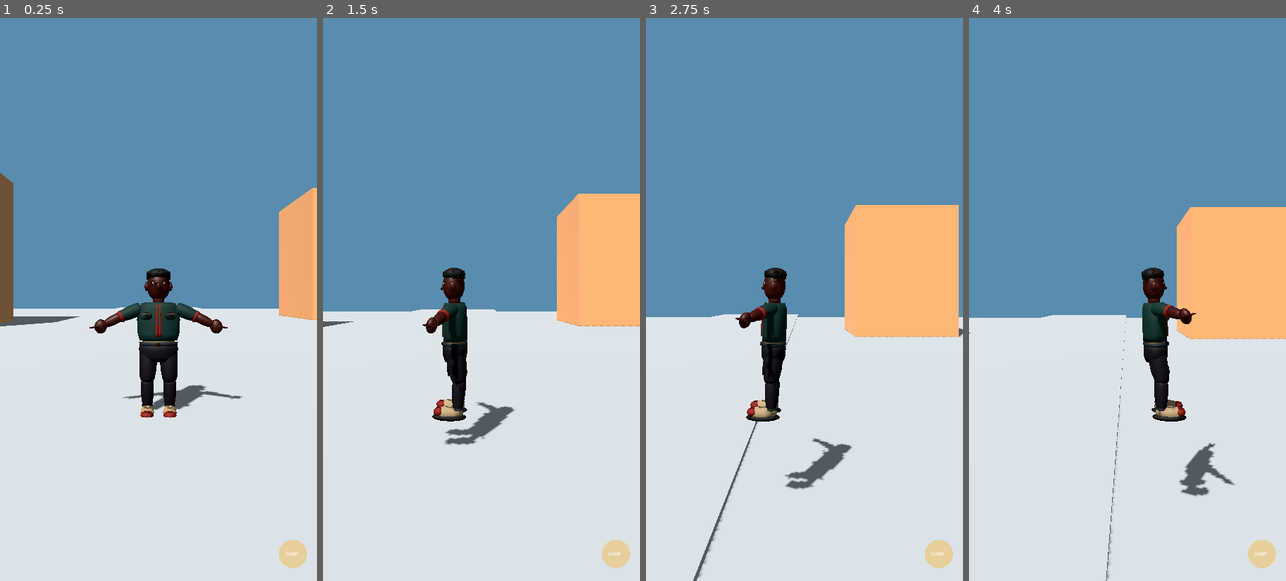
Above: before the commit, frames 1-4 (left to right).
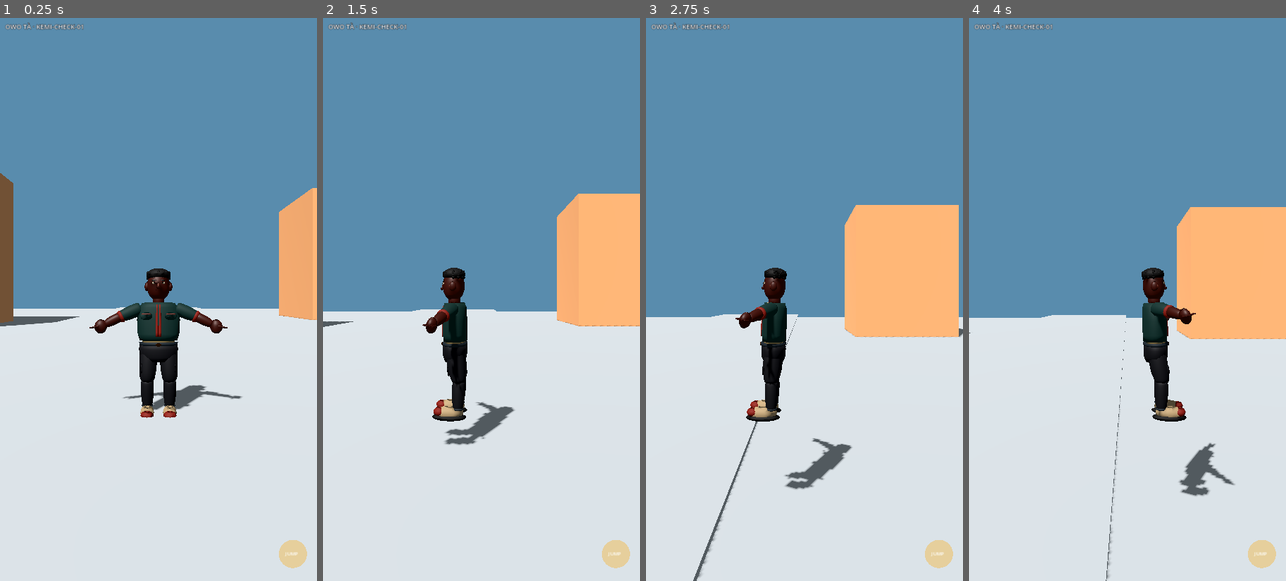
Above: after the commit, the same moments.

Repository: Olori24/Owo-Ta
Game: Godot game, scene res://scenes/world/first_district.tscn
Same seed, same stepped clock (60 frames per second), same inputs: the game is played once before the commit and once after it.
Inputs (mouse positions are in pixels of both pictures, inside the frame that each line leads up to):
- Up to frame 1 (0.25 s): no input
- Up to frame 2 (1.5 s): move the mouse to (551, 271) at 0.52 s; hold D (move_right) 0.53-1.25 s; hold Space (jump) 0.53-1.25 s; click (551, 271) at 0.67 s; drag from (418, 327) to (465, 412) at 1.27 s
- Up to frame 3 (2.75 s): move the mouse to (836, 175) at 2.02 s; hold D (move_right) from 2.03 s (still down); hold Space (jump) from 2.03 s (still down); click (836, 175) at 2.17 s
- Up to frame 4 (4 s): release D (move_right) at 2.75 s; release Space (jump) at 2.75 s; drag from (1111, 412) to (1032, 215) at 2.77 s; move the mouse to (1222, 383) at 3.52 s; hold A (move_left) from 3.53 s (still down); hold Space (jump) from 3.53 s (still down); click (1222, 383) at 3.67 s

The runs differ from the first frame. In frame 1, 0.2% of the frame differs, in the area x 1-27%, y 0-3%; in frame 2, 0.2%; in frame 3, 0.2%; in frame 4, 0.2%.

Commit message:
test: verify Kemi renders in mobile district

Diff:
--- a/scenes/world/first_district.tscn
+++ b/scenes/world/first_district.tscn
@@ -88,6 +88,21 @@
 [node name="Player" parent="." instance=ExtResource("1_player")]
 position = Vector3(0, 0.1, 3)
 
+[node name="BuildStamp" type="CanvasLayer" parent="."]
+layer = 10
+
+[node name="BuildIdentifier" type="Label" parent="BuildStamp"]
+offset_left = 18.0
+offset_top = 18.0
+offset_right = 360.0
+offset_bottom = 44.0
+text = "OWO TÀ · KEMI-CHECK-01"
+theme_override_colors/font_color = Color(0.96, 0.98, 1, 1)
+theme_override_colors/font_outline_color = Color(0.04, 0.06, 0.08, 1)
+theme_override_constants/outline_size = 4
+theme_override_font_sizes/font_size = 22
+mouse_filter = 2
+
 [node name="MobileControls" type="CanvasLayer" parent="."]
 
 [node name="TouchOverlay" type="Control" parent="MobileControls"]
--- /dev/null
+++ b/scripts/tests/KemiRenderedSceneValidation.gd
@@ -0,0 +1,155 @@
+extends SceneTree
+
+const EXPECTED_BUILD_ID := "OWO TÀ · KEMI-CHECK-01"
+const REQUIRED_CLIPS := ["idle", "walk", "run", "jump"]
+const MIN_CENTRAL_TEAL_PIXELS := 150
+const MIN_RENDERED_MESH_DIFF_PIXELS := 2000
+
+var failures: Array[String] = []
+
+func _initialize() -> void:
+	call_deferred("_run")
+
+func _run() -> void:
+	var main_scene_path := String(ProjectSettings.get_setting("application/run/main_scene", ""))
+	_check(not main_scene_path.is_empty(), "Project has a configured main scene")
+	var packed := load(main_scene_path) as PackedScene
+	_check(packed != null, "Configured district scene loads as a PackedScene")
+	if packed == null:
+		_finish()
+		return
+
+	var district := packed.instantiate()
+	root.add_child(district)
+	await process_frame
+	# Let the 0.1 m spawn offset settle and the non-looping landing clip complete.
+	for _frame in range(90):
+		await physics_frame
+	await process_frame
+	await RenderingServer.frame_post_draw
+
+	var player := district.get_node_or_null("Player") as CharacterBody3D
+	_check(player != null, "Configured district contains the playable CharacterBody3D")
+	var visual := player.get_node_or_null("Body/CharacterVisual") as Node3D if player else null
+	_check(visual != null and visual.visible and visual.is_visible_in_tree(), "Kemi CharacterVisual is visible in the running scene")
+
+	var mesh_instance := _find_mesh(visual) if visual else null
+	_check(mesh_instance != null and mesh_instance.mesh != null, "Kemi has a loaded mesh resource")
+	if mesh_instance and mesh_instance.mesh:
+		_check(mesh_instance.is_visible_in_tree(), "Kemi's skinned mesh is visible in the running scene")
+		_check(mesh_instance.mesh.get_surface_count() >= 1, "Kemi mesh has renderable surfaces")
+
+	var animation_player := _find_animation_player(visual) if visual else null
+	_check(animation_player != null, "Kemi AnimationPlayer is present")
+	if animation_player:
+		for clip in REQUIRED_CLIPS:
+			_check(animation_player.has_animation(clip), "Kemi clip exists: " + clip)
+		_check(animation_player.is_playing() and animation_player.current_animation == "idle", "Kemi returns to idle after landing")
+
+	var build_label := district.get_node_or_null("BuildStamp/BuildIdentifier") as Label
+	_check(build_label != null and build_label.is_visible_in_tree() and build_label.text == EXPECTED_BUILD_ID, "Visible build identifier matches " + EXPECTED_BUILD_ID)
+
+	var camera := player.get_node_or_null("CameraPivot/SpringArm3D/Camera3D") as Camera3D if player else null
+	var spring_arm := player.get_node_or_null("CameraPivot/SpringArm3D") as SpringArm3D if player else null
+	_check(camera != null and camera.current, "District camera is current")
+	_check(spring_arm != null and spring_arm.spring_length >= 4.0, "District camera has its expected framing distance")
+
+	var image := root.get_texture().get_image()
+	_check(image != null and not image.is_empty(), "Rendered viewport image is available")
+	if image != null and not image.is_empty():
+		var teal_pixels := _count_kemi_shirt_pixels(image)
+		_check(teal_pixels >= MIN_CENTRAL_TEAL_PIXELS, "Rendered image contains Kemi's teal clothing in the expected central character region (" + str(teal_pixels) + " pixels)")
+		var build_stamp_pixels := _count_build_stamp_pixels(image)
+		_check(build_stamp_pixels >= 10, "Rendered image contains visible build-stamp text (" + str(build_stamp_pixels) + " bright pixels)")
+		var output_path := OS.get_environment("OWO_RENDERED_SCENE_OUTPUT")
+		if output_path.is_empty():
+			output_path = "/tmp/owo-ta-kemi-first-district.png"
+		DirAccess.make_dir_recursive_absolute(output_path.get_base_dir())
+		var image_error := image.save_png(output_path)
+		_check(image_error == OK, "Rendered district screenshot saved: " + output_path)
+		if mesh_instance:
+			mesh_instance.visible = false
+			await process_frame
+			await RenderingServer.frame_post_draw
+			var image_without_mesh := root.get_texture().get_image()
+			mesh_instance.visible = true
+			var changed_pixels := _count_render_difference_pixels(image, image_without_mesh)
+			_check(changed_pixels >= MIN_RENDERED_MESH_DIFF_PIXELS, "Hiding Kemi's mesh changes the rendered character region (" + str(changed_pixels) + " pixels)")
+			print("KEMI_RENDERED_PIXEL_COUNTS: teal=", teal_pixels, " build_stamp=", build_stamp_pixels, " mesh_difference=", changed_pixels)
+
+	if failures.is_empty():
+		print("KEMI_RENDERED_SCENE: PASS — configured first district rendered Kemi, build stamp, idle/locomotion/jump clips, camera and screenshot.")
+	else:
+		for failure in failures:
+			push_error("KEMI_RENDERED_SCENE: " + failure)
+		print("KEMI_RENDERED_SCENE: FAIL — " + str(failures.size()) + " check(s) failed.")
+	_finish()
+
+func _count_kemi_shirt_pixels(image: Image) -> int:
+	var x_start := int(image.get_width() * 0.40)
+	var x_end := int(image.get_width() * 0.60)
+	var y_start := int(image.get_height() * 0.48)
+	var y_end := int(image.get_height() * 0.59)
+	var count := 0
+	for y in range(y_start, y_end):
+		for x in range(x_start, x_end):
+			var color := image.get_pixel(x, y)
+			var red := color.r * 255.0
+			var green := color.g * 255.0
+			var blue := color.b * 255.0
+			if red > 10.0 and red < 90.0 and green > 25.0 and green < 120.0 and blue > 20.0 and blue < 110.0 and green > red * 1.15 and blue > red * 0.75:
+				count += 1
+	return count
+
+func _count_build_stamp_pixels(image: Image) -> int:
+	var x_end := int(image.get_width() * 0.55)
+	var y_end := int(image.get_height() * 0.07)
+	var count := 0
+	for y in range(y_end):
+		for x in range(x_end):
+			var color := image.get_pixel(x, y)
+			if color.r * 255.0 > 235.0 and color.g * 255.0 > 235.0 and color.b * 255.0 > 235.0:
+				count += 1
+	return count
+
+func _count_render_difference_pixels(with_mesh: Image, without_mesh: Image) -> int:
+	if with_mesh.is_empty() or without_mesh.is_empty() or with_mesh.get_size() != without_mesh.get_size():
+		return 0
+	var x_start := int(with_mesh.get_width() * 0.25)
+	var x_end := int(with_mesh.get_width() * 0.75)
+	var y_start := int(with_mesh.get_height() * 0.30)
+	var y_end := int(with_mesh.get_height() * 0.78)
+	var count := 0
+	for y in range(y_start, y_end):
+		for x in range(x_start, x_end):
+			var visible_color := with_mesh.get_pixel(x, y)
+			var hidden_color := without_mesh.get_pixel(x, y)
+			var maximum_delta := maxf(maxf(absf(visible_color.r - hidden_color.r), absf(visible_color.g - hidden_color.g)), absf(visible_color.b - hidden_color.b))
+			if maximum_delta > 0.12:
+				count += 1
+	return count
+
+func _find_mesh(node: Node) -> MeshInstance3D:
+	if node is MeshInstance3D and (node as MeshInstance3D).mesh != null:
+		return node as MeshInstance3D
+	for child in node.get_children():
+		var result := _find_mesh(child)
+		if result != null:
+			return result
+	return null
+
+func _find_animation_player(node: Node) -> AnimationPlayer:
+	if node is AnimationPlayer:
+		return node as AnimationPlayer
+	for child in node.get_children():
+		var result := _find_animation_player(child)
+		if result != null:
+			return result
+	return null
+
+func _check(condition: bool, description: String) -> void:
+	if not condition:
+		failures.append(description)
+
+func _finish() -> void:
+	quit(0 if failures.is_empty() else 1)
Binary file added: docs/verification/kemi-first-district-forward-mobile.png
